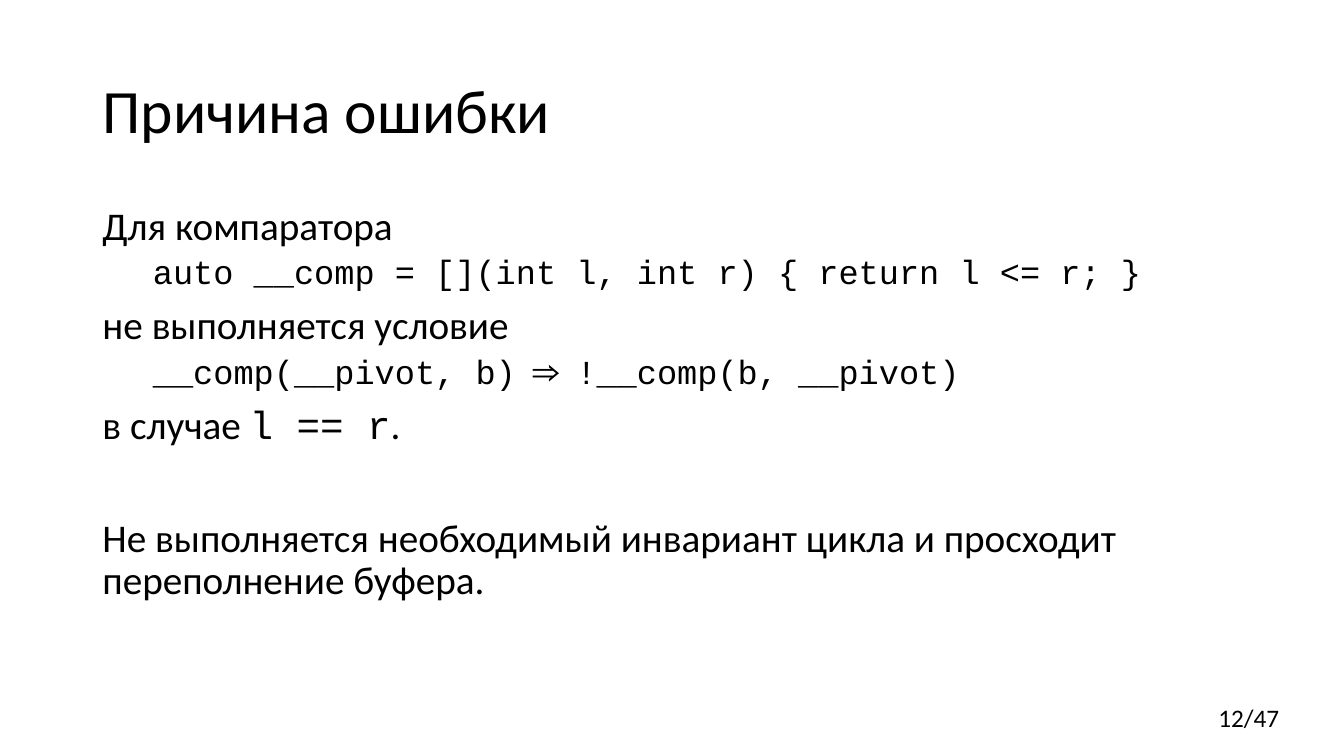
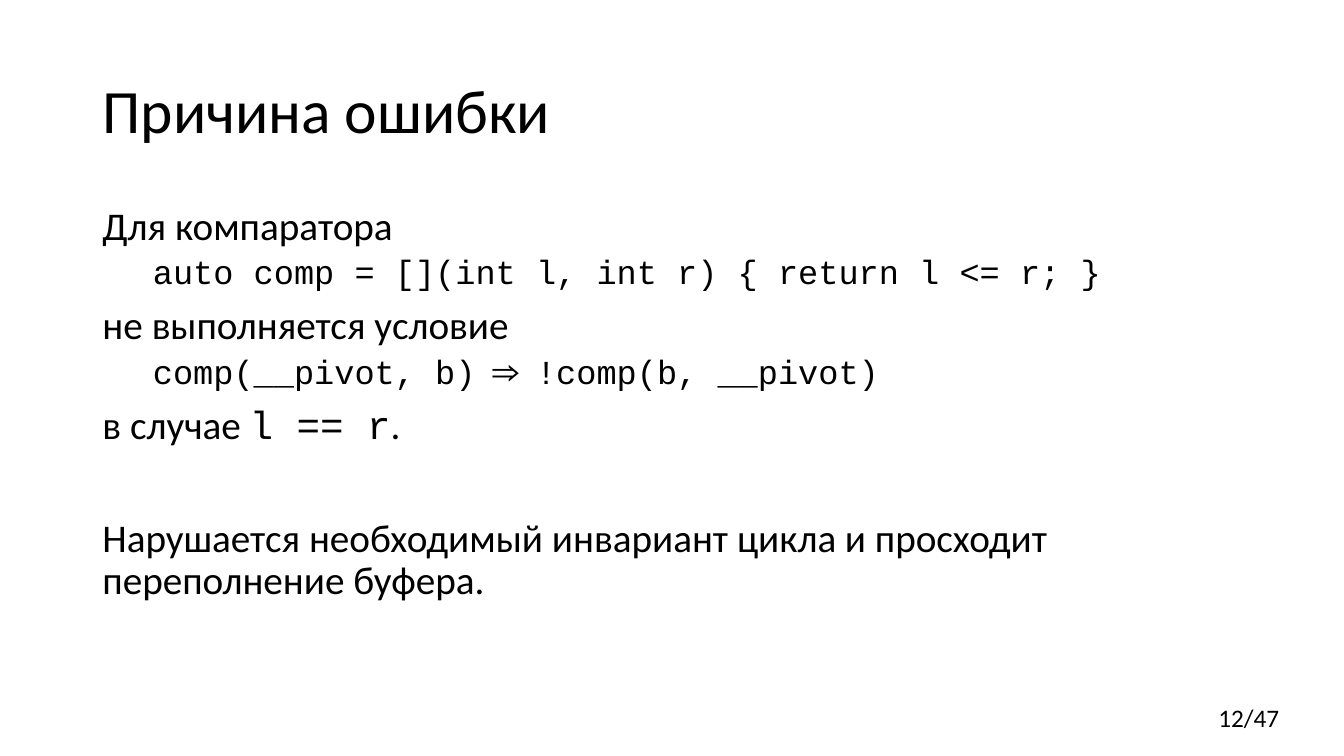
Before and after one commit to yugr/CppRussia, a slide deck: slide 12 of 2023/RU.pptx. Drawn at 1344x756 pixels with LibreOffice and Linux fonts; fonts in the diff are those of the drawing. Boxes give left, top, right and bottom in pixels: in the first picture for what was removed or moved away, otherwise in the second. Text is boxed around its words. In the diff, an @@ line names an element or a change of style, - is before the commit and + after.

```diff
--- a/2023/RU.pptx
+++ b/2023/RU.pptx
@@ text at [153,260,1060,291]: text changed @@
-  auto __comp = [](int l, int r) { return l <= r; }
+  auto comp = [](int l, int r) { return l <= r; }
@@ text at [153,359,879,391]: text changed @@
-  __comp(__pivot, b) ⇒ !__comp(b, __pivot)
+  comp(__pivot, b) ⇒ !comp(b, __pivot)
@@ text at [102,525,1047,601]: text changed @@
-Не выполняется необходимый инвариант цикла и просходит переполнение буфера.
+Нарушается необходимый инвариант цикла и просходит переполнение буфера.
```
Also in this commit, not shown: 17 other slides changed, 3 slides added.
